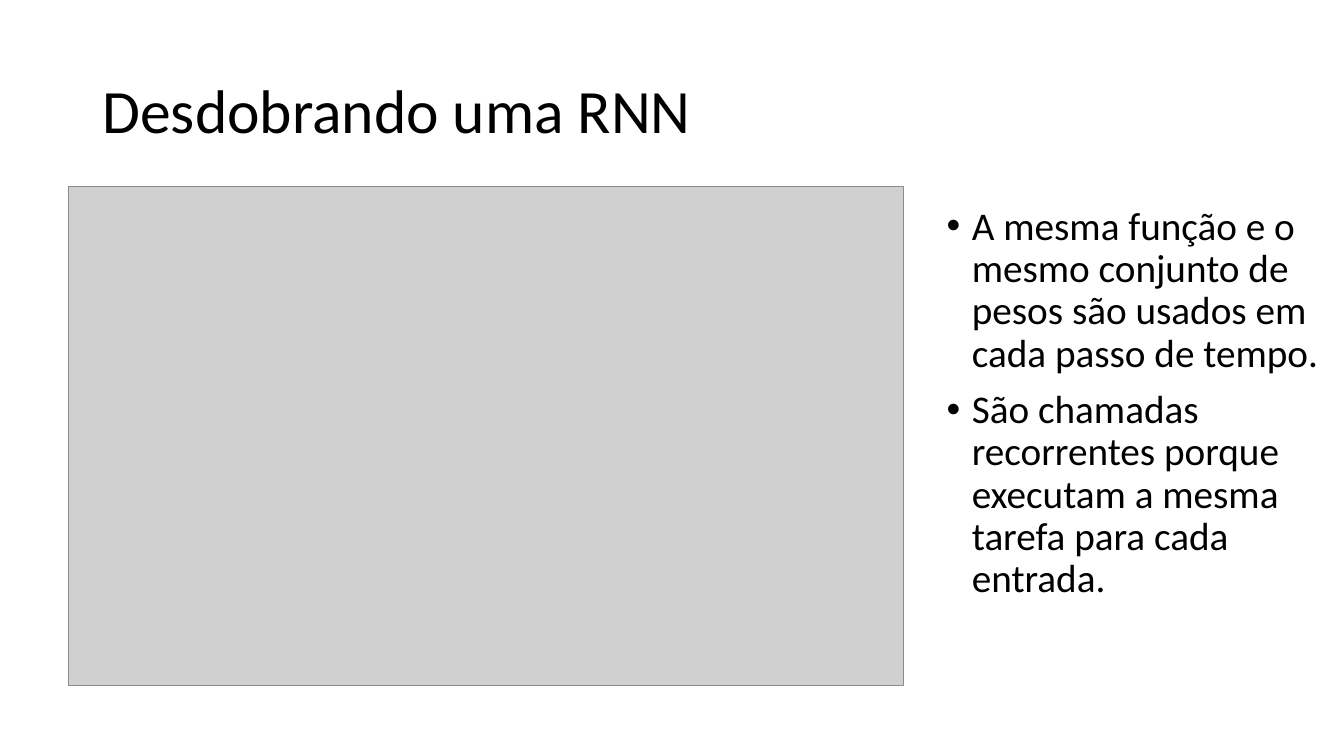
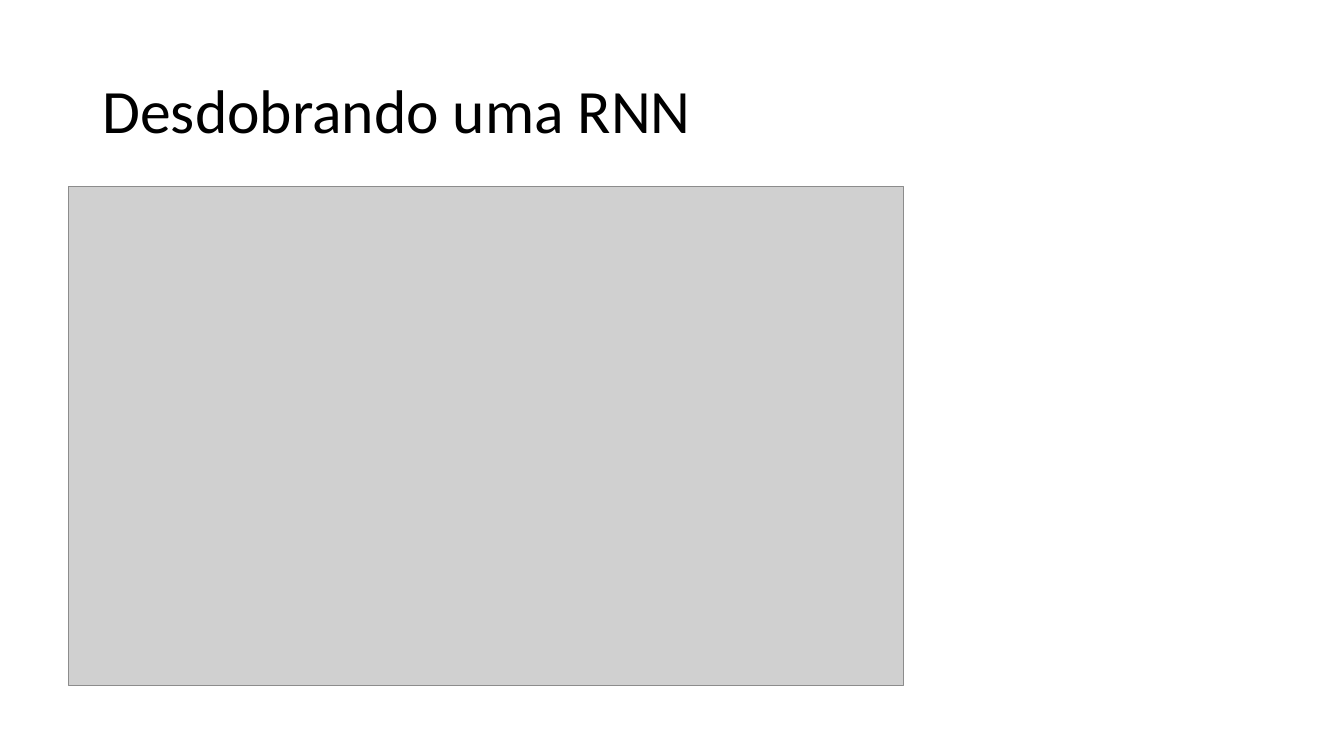
Before and after one commit to zz4fap/c24_inteligencia_artificial, a slide deck: slide 18 of slides/C24_RNN.pptx (slide 13 before the commit). Drawn at 1344x756 pixels with LibreOffice and Linux fonts; fonts in the diff are those of the drawing; grey boxes stand for pictures. Boxes give left, top, right and bottom in pixels: in the first picture for what was removed or moved away, otherwise in the second. Text is boxed around its words. In the diff, an @@ line names an element or a change of style, - is before the commit and + after.

```diff
--- a/slides/C24_RNN.pptx
+++ b/slides/C24_RNN.pptx
@@ text removed at bbox=[972, 213, 1318, 593] @@
-• A mesma função e o mesmo conjunto de pesos são usados em cada passo de tempo.
-• São chamadas recorrentes porque executam a mesma tarefa para cada entrada.
```
Also in this commit, not shown: 13 other slides changed, 10 slides added, 1 slide removed.
